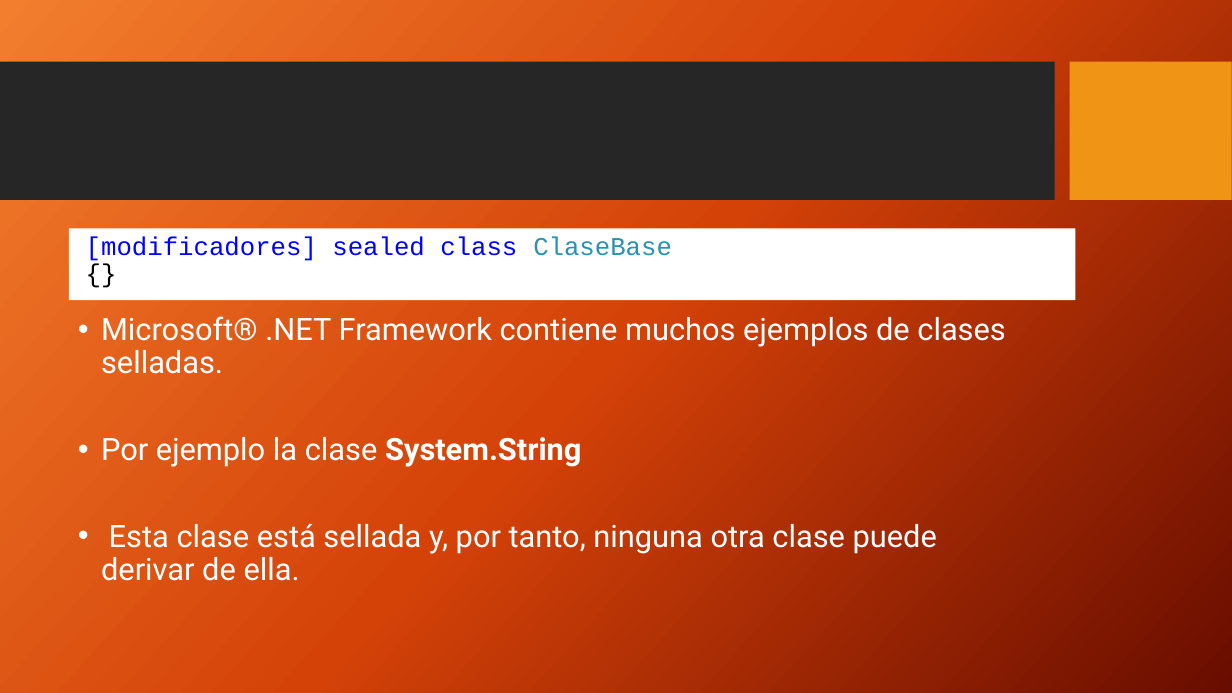
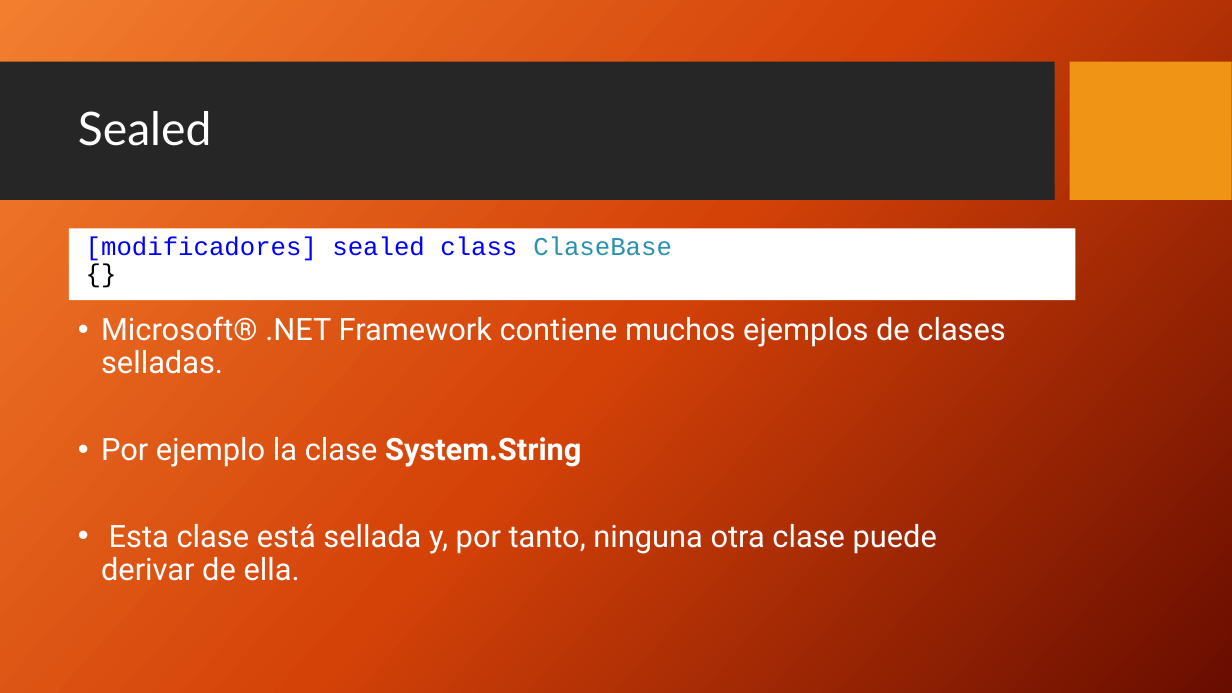
Before and after one commit to FedeDavila1984/utn_prog_y_lab_II, a slide deck: slide 15 of PPTs/ProgramacionII_Clase_09-2018.pptx. Drawn at 1232x693 pixels with LibreOffice and Linux fonts; fonts in the diff are those of the drawing; background and template pictures are left out. Boxes give left, top, right and bottom in pixels: in the first picture for what was removed or moved away, otherwise in the second. Text is boxed around its words. In the diff, an @@ line names an element or a change of style, - is before the commit and + after.

```diff
--- a/PPTs/ProgramacionII_Clase_09-2018.pptx
+++ b/PPTs/ProgramacionII_Clase_09-2018.pptx
@@ title added at [78,111,211,146], 36 pt, text #FFFFFF @@
+Sealed
```
Also in this commit, not shown: 3 slides added, 9 other files.
